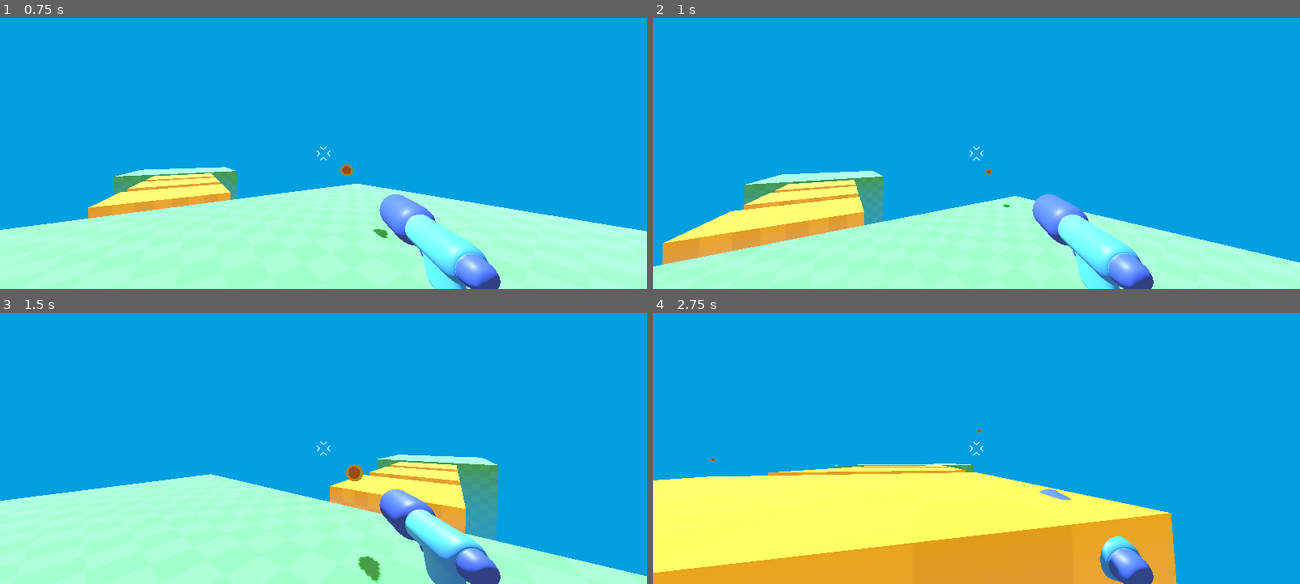
Above: before the commit, frames 1-4 (two rows, left to right).
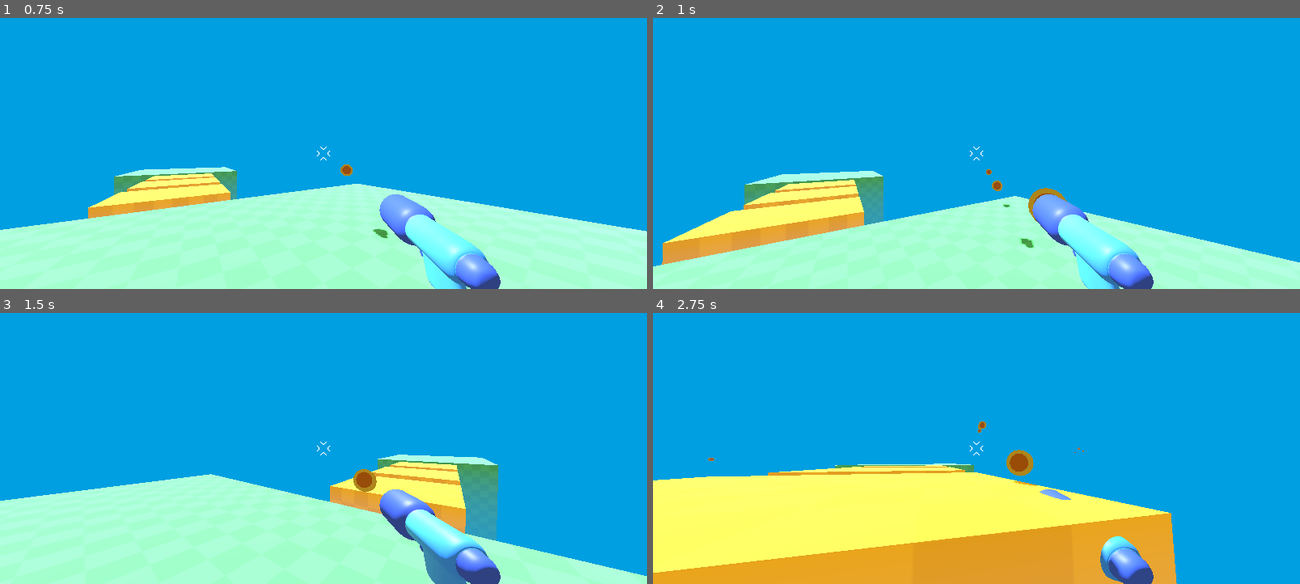
Above: after the commit, the same moments.

Repository: aloepker/first-practice-3d-game-project
Game: Godot game, scene res://level/temporary_level.tscn
The game is run twice, just before and just after one commit, with the same random seed, the same clock (stepped at 60 frames per second) and the same inputs.
Inputs (mouse positions are in pixels of both pictures, inside the frame that each line leads up to):
- Up to frame 1 (0.75 s): tap Enter at 0.5 s; move the mouse to (355, 153) at 0.52 s; hold W (move_forward) from 0.53 s (still down); hold Right mouse button (shoot) from 0.53 s (still down)
- Up to frame 2 (1 s): keep holding W (move_forward); keep holding Right mouse button (shoot); tap Space (jump) at 0.77 s
- Up to frame 3 (1.5 s): keep holding W (move_forward); move the mouse to (291, 448) at 1.27 s; release Right mouse button (shoot) at 1.28 s; right-click (291, 448) at 1.35 s
- Up to frame 4 (2.75 s): keep holding W (move_forward); tap Space (jump) at 1.52 s; move the mouse to (989, 443) at 2.02 s; hold Right mouse button (shoot) from 2.03 s (still down)

Frame 1 is identical in both runs. In frame 2, 0.3% of the frame differs, in the area x 52-64%, y 60-86%; in frame 3, 0.6%, in the area x 53-59%, y 55-100%; in frame 4, 0.4%.

Commit message:
set a timer for automatic fire for the bullets

Diff:
--- a/player/player.gd
+++ b/player/player.gd
@@ -43,8 +43,8 @@
 
 	move_and_slide()
 
-	#shooting code added to player physics:
-	if Input.is_action_just_pressed("shoot"):
+	#shooting code added to player physics. also updated this to link to a timer for automatic bullet fire
+	if Input.is_action_pressed("shoot") and %Timer.is_stopped():
 		shoot_bullet()
 
 #code/function for firing the bullet! :D
@@ -56,3 +56,5 @@
 	# now we need to add code to move the bullet to the reticle (and orient as well)
 	#bellow line moves the bullet towards the marker
 	new_bullet.global_transform = %Marker3D.global_transform
+
+	%Timer.start()
--- a/player/player.tscn
+++ b/player/player.tscn
@@ -39,3 +39,8 @@
 grow_vertical = 2
 texture = ExtResource("3_g1dw6")
 expand_mode = 1
+
+[node name="Timer" type="Timer" parent="." unique_id=1790038963]
+unique_name_in_owner = true
+wait_time = 0.2
+one_shot = true
